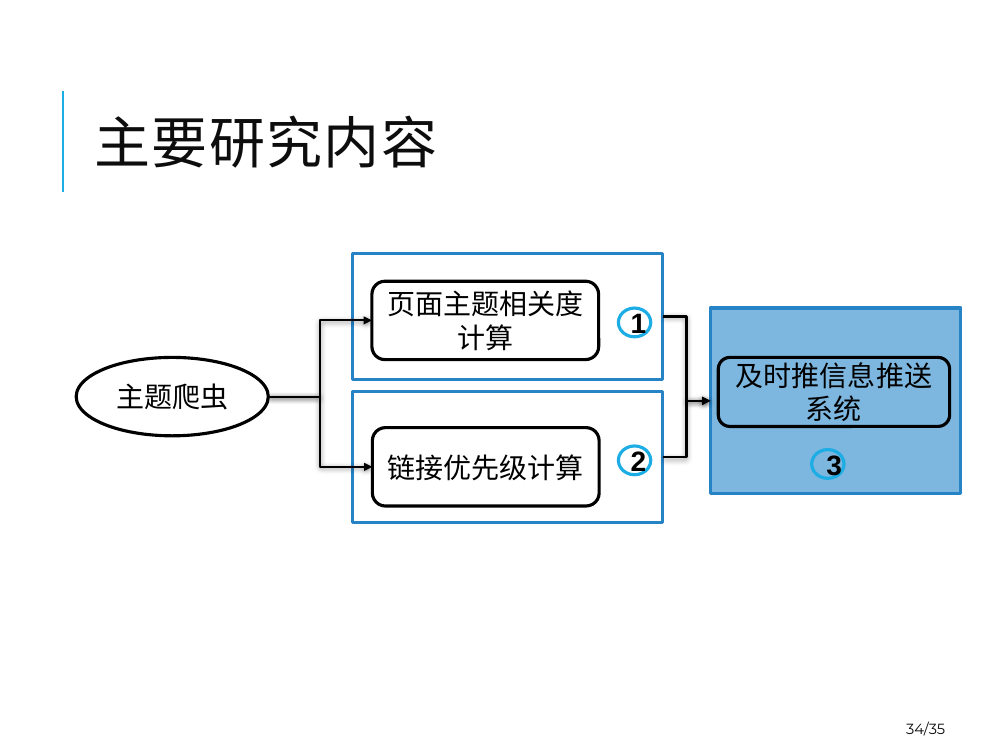
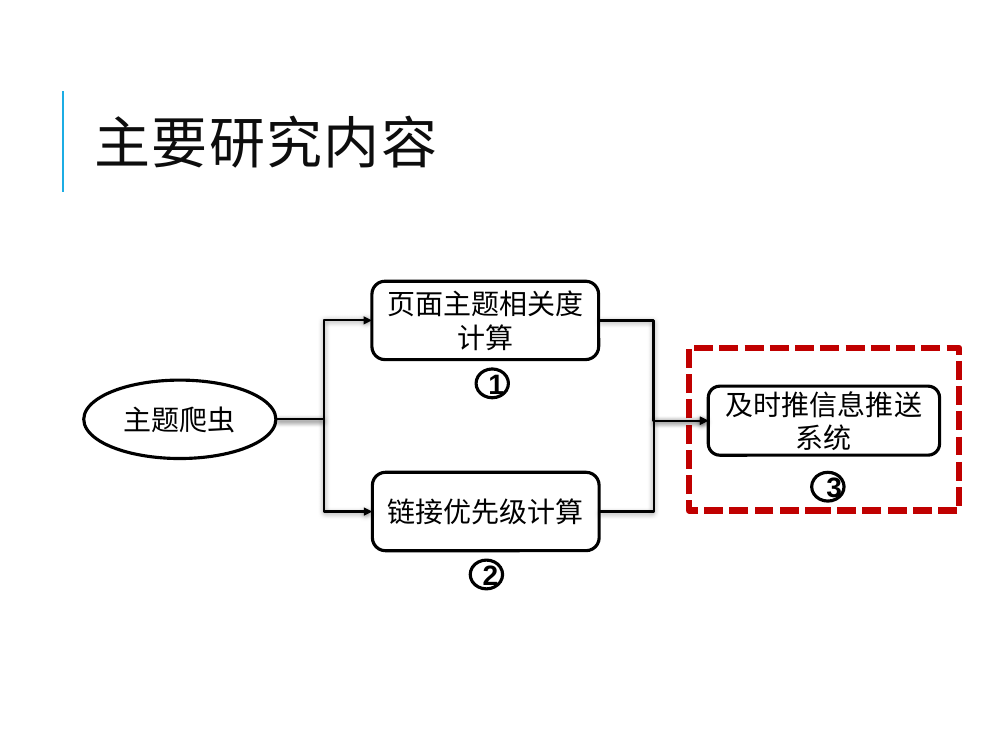
Before and after one commit to winniehajing/paper, a slide deck: slide 34 of 2012223040119-Defense-20150515-goahead.pptx. Drawn at 1008x756 pixels with LibreOffice and Linux fonts; fonts in the diff are those of the drawing. Boxes give left, top, right and bottom in pixels: in the first picture for what was removed or moved away, otherwise in the second. Text is boxed around its words. In the diff, an @@ line names an element or a change of style, - is before the commit and + after.

```diff
--- a/2012223040119-Defense-20150515-goahead.pptx
+++ b/2012223040119-Defense-20150515-goahead.pptx
@@ rectangle removed at [352,253,662,379] @@
@@ elbow arrow moved from (268, 397) - (372, 321) to (276, 419) - (372, 321) @@
@@ elbow arrow moved from (662, 317) - (711, 401) to (599, 321) - (709, 420) @@
@@ rectangle: place and size @@
-rectangle at [711,308,962,494]
+rectangle at [688,348,959,510]
@@ rectangle at [688,348,959,510]: fill #7DB6DF to none; outline #2683C6 2.25 pt to #C00000 4.5 pt dashed @@
@@ ellipse "主题爬虫": place and size @@
-ellipse "主题爬虫" at [77,358,269,436]
+ellipse "主题爬虫" at [84,380,276,459]
@@ ellipse "1": place and size @@
-ellipse "1" at [618,308,650,338]
+ellipse "1" at [476,369,508,398]
@@ ellipse "1" at [476,369,508,398]: fill #FFFFFF to none; outline #1CADE4 2.25 pt to #000000 2.25 pt @@
@@ rounded rectangle "及时推信息推送系统": place and size @@
-rounded rectangle "及时推信息推送系统" at [719,358,951,427]
+rounded rectangle "及时推信息推送系统" at [709,386,940,456]
@@ rounded rectangle "及时推信息推送系统" at [709,386,940,456]: fill #7DB6DF to #FFFFFF @@
@@ elbow arrow moved from (268, 397) - (372, 467) to (276, 419) - (372, 511) @@
@@ rectangle removed at [352,391,662,522] @@
@@ elbow arrow moved from (662, 458) - (711, 401) to (599, 511) - (709, 420) @@
@@ rounded rectangle "链接优先级计算": place and size @@
-rounded rectangle "链接优先级计算" at [372,427,599,506]
+rounded rectangle "链接优先级计算" at [372,473,599,551]
@@ rounded rectangle "链接优先级计算" at [372,473,599,551]: fill #FFFFFF to none @@
@@ ellipse "3": place and size @@
-ellipse "3" at [811,450,844,479]
+ellipse "3" at [811,473,844,502]
@@ ellipse "3" at [811,473,844,502]: fill #7DB6DF to none; outline #1CADE4 2.25 pt to #000000 2.25 pt @@
@@ ellipse "2" at [471,560,503,590]: fill #FFFFFF to none; outline #1CADE4 2.25 pt to #000000 2.25 pt @@
@@ ellipse "2": place and size @@
-ellipse "2" at [618,446,650,475]
+ellipse "2" at [471,560,503,590]
@@ page number removed at [906,721,945,736] @@
-34/35
```
Also in this commit, not shown: 45 other slides changed, 3 other files.
